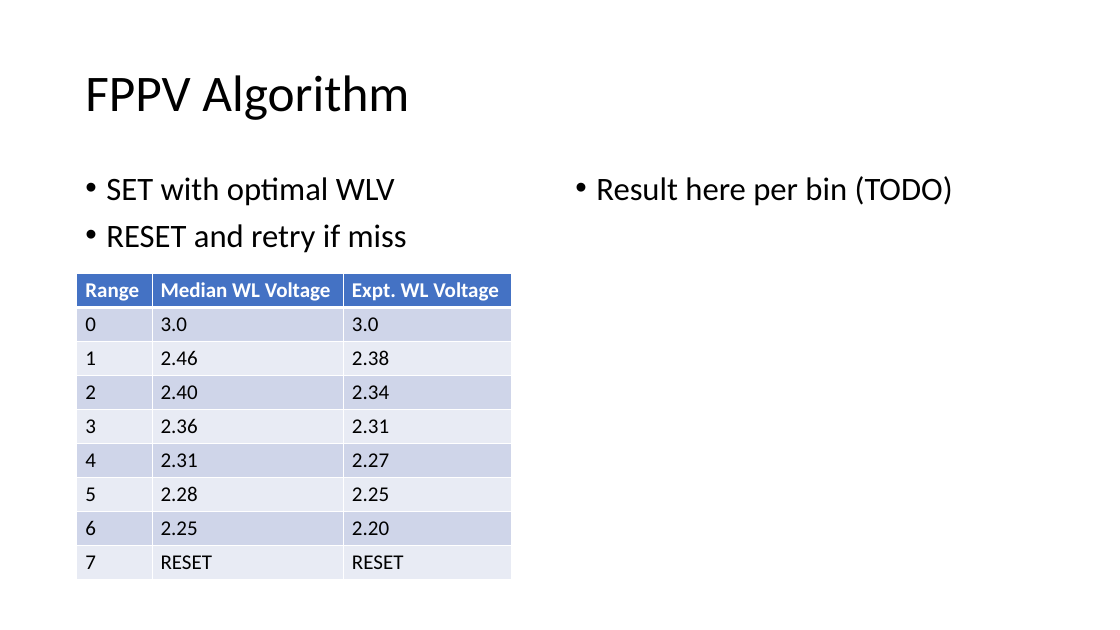
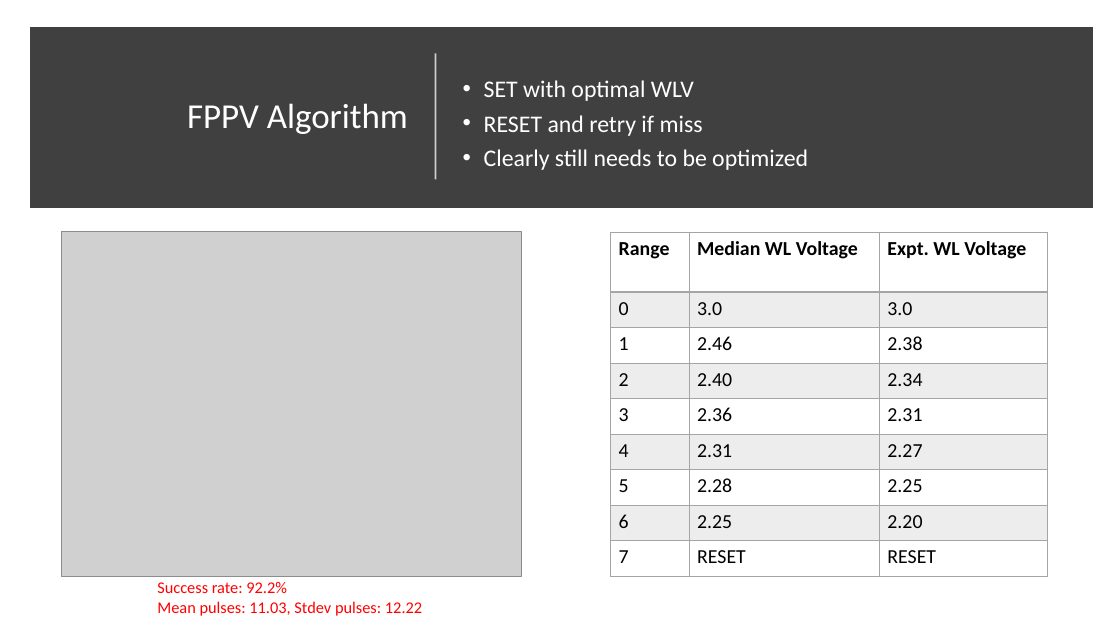
Before and after one commit to akashlevy/RRAM-RADAR-Tuning, a slide deck: slide 10 of presentations/4-15-20.pptx (slide 9 before the commit). Drawn at 1120x630 pixels with LibreOffice and Linux fonts; fonts in the diff are those of the drawing; grey boxes stand for pictures. Boxes give left, top, right and bottom in pixels: in the first picture for what was removed or moved away, otherwise in the second. Text is boxed around its words. In the diff, an @@ line names an element or a change of style, - is before the commit and + after.

```diff
--- a/presentations/4-15-20.pptx
+++ b/presentations/4-15-20.pptx
@@ rectangle added at bbox=[36, 33, 1087, 202], fill #404040, outline #404040 10 pt @@
@@ title "FPPV Algorithm": place and size @@
-title "FPPV Algorithm" at bbox=[85, 75, 409, 120]
+title "FPPV Algorithm" at bbox=[187, 103, 408, 134]
@@ title "FPPV Algorithm" at bbox=[187, 103, 408, 134]: size 44 to 30 pt, text colour #000000 to #FFFFFF; alignment left to right @@
@@ line added from (435, 180) to (435, 54), #FFFFFF 1.5 pt @@
@@ text "SET with optimal WLV": place and size @@
-text "SET with optimal WLV" at bbox=[106, 177, 407, 253]
+text "SET with optimal WLV" at bbox=[484, 80, 808, 170]
@@ text "SET with optimal WLV" at bbox=[484, 80, 808, 170]: vertical alignment top to middle @@
@@ text at bbox=[484, 80, 703, 136]: size 28 to 20.4 pt, text colour #000000 to #FFFFFF in "SET with optimal WLV", "RESET and retry if miss"; line spacing 0.9 to 0.8 @@
@@ text at bbox=[484, 149, 808, 170]: paragraph added @@
+• Clearly still needs to be optimized
@@ text removed at bbox=[596, 176, 953, 206] @@
-• Result here per bin (TODO)
@@ picture added at bbox=[62, 232, 522, 576] @@
@@ table at bbox=[611, 232, 1048, 576] @@
@@ fill #4472C4 to none in row 1 @@
@@ fill #CFD5EA to #A5A5A5 at 20% opacity in 12 cells @@
@@ fill #E9EBF5 to none in 12 cells @@
@@ size 18 to 17 pt @@
@@ text colour #FFFFFF to #000000 in "Range", "Median WL Voltage", "Expt. WL Voltage" @@
@@ borders changed @@
@@ table: place and size @@
-table at bbox=[77, 273, 513, 580]
+table at bbox=[611, 232, 1048, 576]
@@ text added at bbox=[157, 582, 422, 616], 14 pt, text #FF0000 @@
+Success rate: 92.2%
+Mean pulses: 11.03, Stdev pulses: 12.22
```
Also in this commit, not shown: 10 other slides changed, 7 slides added, 15 other files.
